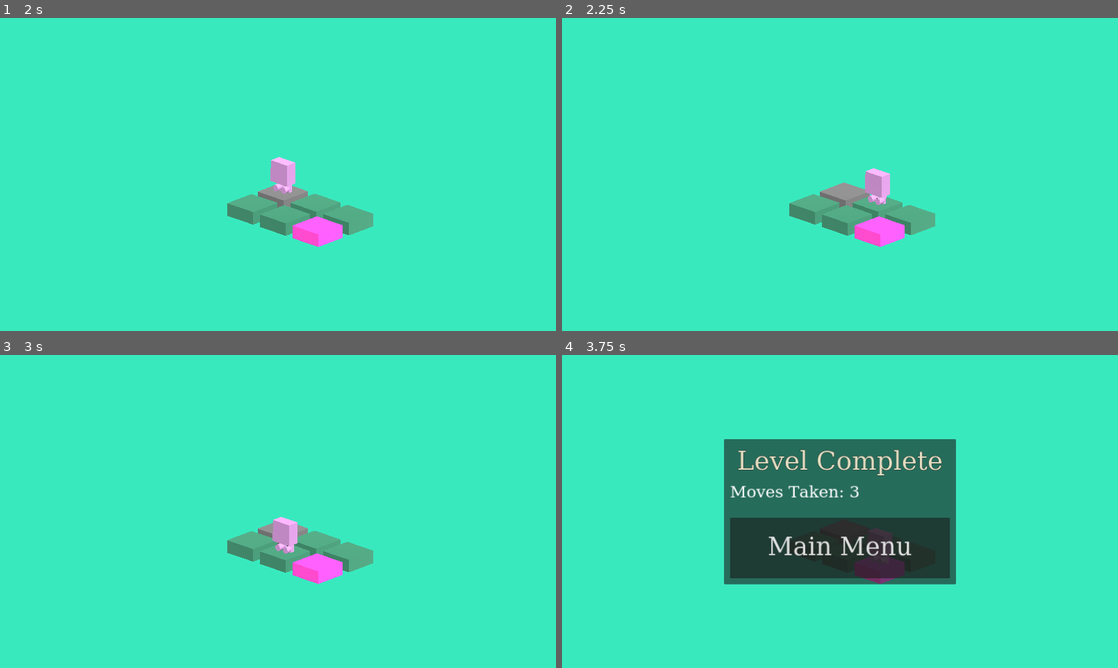
Above: before the commit, frames 1-4 (two rows, left to right).
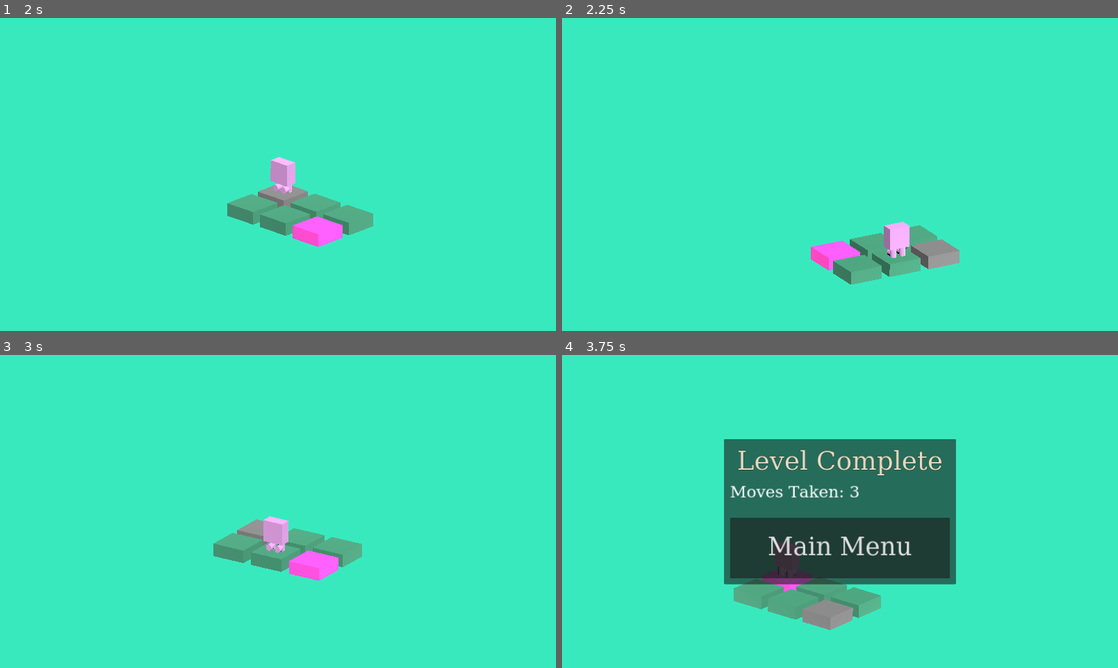
Above: after the commit, the same moments.

Repository: JakeDaSpud/triso
Game: Godot game, scene res://Scenes/Menus/Start_Menu.tscn
The game is run twice, just before and just after one commit, with the same random seed, the same clock (stepped at 60 frames per second) and the same inputs.
Inputs (mouse positions are in pixels of both pictures, inside the frame that each line leads up to):
- Up to frame 1 (2 s): click "Level Select" at 0.5 s; click "Play" at 1.25 s
- Up to frame 2 (2.25 s): tap Enter (ui_accept) at 2 s; move the mouse to (962, 158) at 2.02 s; hold D (Right) from 2.03 s (still down)
- Up to frame 3 (3 s): tap Enter (ui_accept) at 2.27, 2.75 s; move the mouse to (166, 527) at 2.77 s; release D (Right) at 2.78 s; hold S (Down) from 2.78 s (still down)
- Up to frame 4 (3.75 s): tap Enter (ui_accept) at 3.02, 3.5 s; move the mouse to (895, 442) at 3.52 s; release S (Down) at 3.53 s; hold D (Right) from 3.53 s (still down)

Frame 1 is identical in both runs. In frame 2, 6.1% of the frame differs, in the area x 40-72%, y 48-86%; in frame 3, 1.8%; in frame 4, 3.9%.

Commit message:
:sparkles: added camera movement and positioning

Diff:
--- a/Scenes/Levels/Dynamic_Level.tscn
+++ b/Scenes/Levels/Dynamic_Level.tscn
@@ -1,7 +1,8 @@
-[gd_scene load_steps=6 format=3 uid="uid://023dl7lti4dx"]
+[gd_scene load_steps=7 format=3 uid="uid://023dl7lti4dx"]
 
 [ext_resource type="Script" path="res://Scripts/level_loader.gd" id="1_opnp5"]
 [ext_resource type="Script" path="res://Scripts/pause_menu.gd" id="2_8xam4"]
+[ext_resource type="Script" path="res://Scripts/camera_movement.gd" id="2_vh6l6"]
 [ext_resource type="Theme" uid="uid://bwxyf1daqa28p" path="res://Assets/Themes/normal_theme.tres" id="3_ho1sy"]
 [ext_resource type="Theme" uid="uid://bi3a0ha1ob2vt" path="res://Assets/Themes/main_theme.tres" id="4_0glts"]
 
@@ -16,8 +17,11 @@
 [node name="WorldEnvironment" type="WorldEnvironment" parent="."]
 environment = SubResource("Environment_d3ayy")
 
-[node name="DirectionalLight3D" type="DirectionalLight3D" parent="."]
-transform = Transform3D(0.5, -0.612372, 0.612372, 0, 0.707107, 0.707107, -0.866025, -0.353553, 0.353553, 0, 0, 0)
+[node name="CameraPivot" type="Node3D" parent="."]
+script = ExtResource("2_vh6l6")
+
+[node name="DirectionalLight3D" type="DirectionalLight3D" parent="CameraPivot"]
+transform = Transform3D(0.5, -0.612372, 0.612373, 0, 0.707107, 0.707106, -0.866025, -0.353553, 0.353554, 0, 0, 0)
 light_energy = 3.0
 
 [node name="Camera3D" type="Camera3D" parent="."]
--- /dev/null
+++ b/Scripts/camera_movement.gd
@@ -0,0 +1,21 @@
+extends Node3D
+
+var camera_anglev : int = 0;
+
+func _input(event) -> void:
+	if event is InputEventMouseMotion:
+		self.rotate_y(deg_to_rad(-event.relative.x * GameManager.camera_sensitivity));
+
+		var changev = -event.relative.y * GameManager.camera_sensitivity;
+
+		if camera_anglev + changev > -50 and camera_anglev + changev < 50:
+			camera_anglev += changev;
+			#self.rotate_x(deg_to_rad(changev))
+
+
+func _process(delta):
+	if Input.is_action_pressed("Rotate Right"):
+		self.rotate_y(deg_to_rad(10 * GameManager.camera_sensitivity));
+
+	if Input.is_action_pressed("Rotate Left"):
+		self.rotate_y(deg_to_rad(-10 * GameManager.camera_sensitivity));
--- a/Scripts/game_manager.gd
+++ b/Scripts/game_manager.gd
@@ -4,6 +4,7 @@
 var level_complete : bool = false;
 var player_moves : int = 0;
 
+# Level Settings
 var level_color : String = "Random";
 var level_waiting : bool = true;
 var colors : Dictionary = {
@@ -21,9 +22,14 @@
 	"White" : "#ebebeb"
 }
 
+# Audio Settings
 var master_volume : int = 100;
 var music_volume : int = 100;
 var sfx_volume : int = 100;
+
+# Control Settings
+var camera_sensitivity : float = 0.3;
+var inverted_camera : bool = false;
 
 func check_win() -> void:
 	print_debug("current scene name: " + get_tree().current_scene.name);
--- a/Scripts/level_loader.gd
+++ b/Scripts/level_loader.gd
@@ -252,7 +252,10 @@
 	$Camera3D.position.x = map_length + camera_x_offset;
 	$Camera3D.position.z = map_height + camera_z_offset;
 
-	# Angle Camera correctly
+	$CameraPivot.position.x = (map_length + camera_x_offset) / 2;
+	$CameraPivot.position.z = (map_height + camera_z_offset) / 2;
+
+	$Camera3D.reparent($CameraPivot, true);
 
 # Iterate all Players can check if they are all Winning
 func check_win() -> void:
--- a/Scripts/pause_menu.gd
+++ b/Scripts/pause_menu.gd
@@ -5,8 +5,9 @@
 	get_tree().paused = false;
 
 func pause():
-	get_tree().paused = true;
-	self.show();
+	if (!GameManager.level_complete):
+		get_tree().paused = true;
+		self.show();
 
 func main_menu():
 	get_tree().paused = false;
--- a/project.godot
+++ b/project.godot
@@ -86,6 +86,16 @@
 , Object(InputEventJoypadButton,"resource_local_to_scene":false,"resource_name":"","device":-1,"button_index":6,"pressure":0.0,"pressed":false,"script":null)
 ]
 }
+"Rotate Right"={
+"deadzone": 0.5,
+"events": [Object(InputEventJoypadMotion,"resource_local_to_scene":false,"resource_name":"","device":-1,"axis":2,"axis_value":1.0,"script":null)
+]
+}
+"Rotate Left"={
+"deadzone": 0.5,
+"events": [Object(InputEventJoypadMotion,"resource_local_to_scene":false,"resource_name":"","device":-1,"axis":2,"axis_value":-1.0,"script":null)
+]
+}
 
 [rendering]
 
